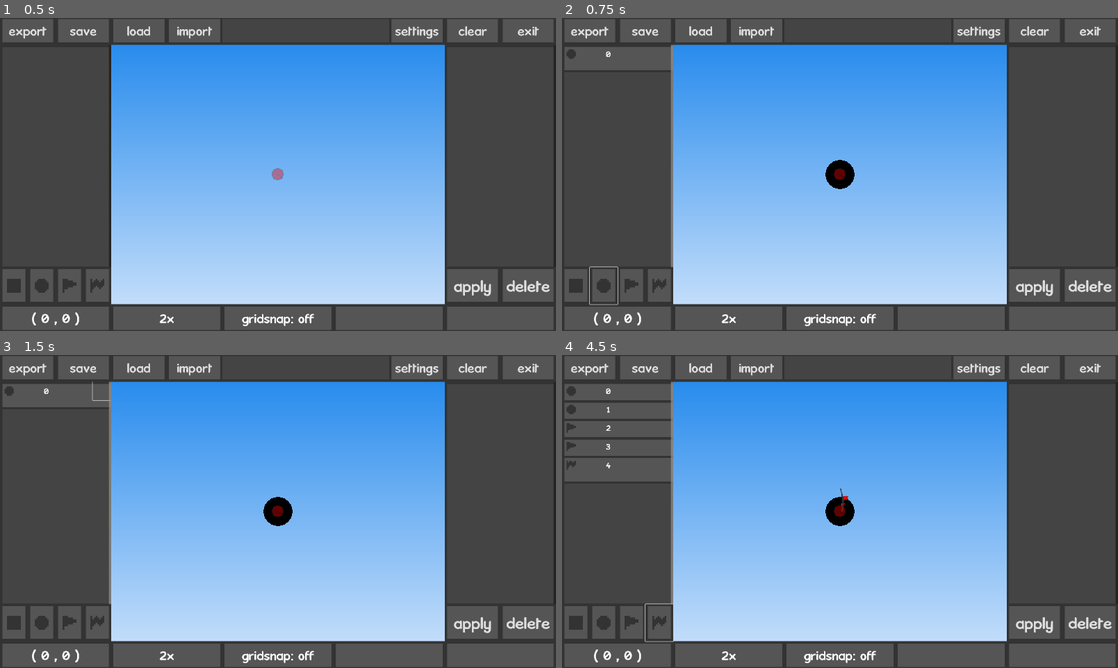
Above: before the commit, frames 1-4 (two rows, left to right).
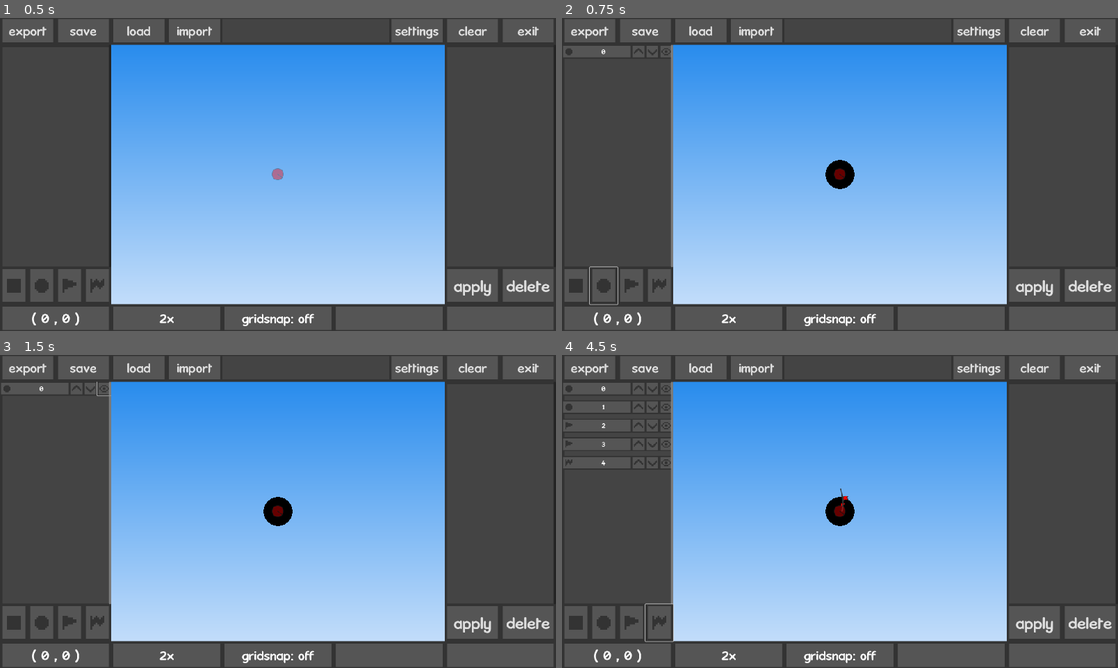
Above: after the commit, the same moments.

Repository: beatrixwashere/RedBallMakerPlus
Game: Godot game, scene res://scenes/main.tscn
Two runs of this game, one before a commit and one after it. Both use one fixed random seed, a clock stepped at 60 frames per second and the inputs below.
Inputs (mouse positions are in pixels of both pictures, inside the frame that each line leads up to):
- Up to frame 1 (0.5 s): no input
- Up to frame 2 (0.75 s): click (606, 287) at 0.5 s
- Up to frame 3 (1.5 s): click (105, 389) at 1.27 s
- Up to frame 4 (4.5 s): click (606, 624) at 2 s; click (628, 624) at 2.75 s; click (628, 624) at 3.5 s; click (662, 624) at 4.25 s

Frame 1 is identical in both runs. In frame 2, 0.2% of the frame differs, in the area x 0-20%, y 8-14%; in frame 3, 0.2%; in frame 4, 1.2%, in the area x 0-20%, y 8-37%.

Commit message:
rescale list scenes

Diff:
--- a/scenes/block/edit_block.tscn
+++ b/scenes/block/edit_block.tscn
@@ -17,9 +17,9 @@
 [node name="text" type="Label" parent="."]
 layout_mode = 0
 offset_right = 192.0
-offset_bottom = 96.0
+offset_bottom = 64.0
 theme_override_fonts/font = ExtResource("2_hyy5k")
-theme_override_font_sizes/font_size = 30
+theme_override_font_sizes/font_size = 25
 text = "block.var"
 horizontal_alignment = 1
 vertical_alignment = 1
@@ -28,9 +28,9 @@
 layout_mode = 0
 offset_left = 208.0
 offset_right = 368.0
-offset_bottom = 96.0
+offset_bottom = 64.0
 theme_override_fonts/font = ExtResource("2_hyy5k")
-theme_override_font_sizes/font_size = 30
+theme_override_font_sizes/font_size = 25
 placeholder_text = "type"
 alignment = 1
 flat = true
@@ -40,9 +40,9 @@
 layout_mode = 0
 offset_left = 192.0
 offset_right = 384.0
-offset_bottom = 96.0
+offset_bottom = 64.0
 theme_override_fonts/font = ExtResource("2_hyy5k")
-theme_override_font_sizes/font_size = 30
+theme_override_font_sizes/font_size = 25
 text = "edit"
 flat = true
 
--- a/scenes/block/list_block.tscn
+++ b/scenes/block/list_block.tscn
@@ -1,8 +1,9 @@
-[gd_scene load_steps=4 format=3 uid="uid://s8rj27bsvish"]
+[gd_scene load_steps=5 format=3 uid="uid://s8rj27bsvish"]
 
 [ext_resource type="Texture2D" uid="uid://sn4bgt7fholi" path="res://images/ui/ui_listobj.png" id="1_22roi"]
 [ext_resource type="FontFile" uid="uid://4fm13rlrv0pl" path="res://images/kronika.ttf" id="2_4wxgd"]
 [ext_resource type="Texture2D" uid="uid://dy7fgxdty5ixn" path="res://images/icons/icon_polygon.png" id="2_5qf05"]
+[ext_resource type="Texture2D" uid="uid://dny2cm0gir86k" path="res://images/icons/icon_visible.png" id="4_o4vlv"]
 
 [node name="list_block" type="Control"]
 layout_mode = 3
@@ -10,44 +11,68 @@
 
 [node name="sprite" type="Sprite2D" parent="."]
 texture_filter = 1
-scale = Vector2(8, 8)
+scale = Vector2(4, 4)
 texture = ExtResource("1_22roi")
 centered = false
 
 [node name="icon" type="Sprite2D" parent="."]
 texture_filter = 1
-position = Vector2(32, 32)
-scale = Vector2(4, 4)
+position = Vector2(24, 24)
+scale = Vector2(3, 3)
 texture = ExtResource("2_5qf05")
 
 [node name="text" type="Label" parent="."]
 layout_mode = 0
-offset_left = 64.0
-offset_right = 256.0
-offset_bottom = 64.0
+offset_left = 48.0
+offset_right = 240.0
+offset_bottom = 48.0
 theme_override_fonts/font = ExtResource("2_4wxgd")
-theme_override_font_sizes/font_size = 25
+theme_override_font_sizes/font_size = 20
 text = "block.name"
 horizontal_alignment = 1
 vertical_alignment = 1
 
 [node name="edit" type="Button" parent="."]
 layout_mode = 0
-offset_left = 64.0
-offset_right = 256.0
-offset_bottom = 64.0
+offset_right = 240.0
+offset_bottom = 48.0
 flat = true
 
 [node name="move_up" type="Button" parent="."]
 layout_mode = 0
-offset_left = 256.0
-offset_right = 320.0
-offset_bottom = 64.0
+offset_left = 240.0
+offset_right = 288.0
+offset_bottom = 48.0
 flat = true
 
 [node name="move_down" type="Button" parent="."]
 layout_mode = 0
-offset_left = 320.0
+offset_left = 288.0
+offset_right = 336.0
+offset_bottom = 48.0
+flat = true
+
+[node name="icon_visible" type="Sprite2D" parent="."]
+texture_filter = 1
+position = Vector2(360, 24)
+scale = Vector2(4, 4)
+texture = ExtResource("4_o4vlv")
+
+[node name="toggle_visible" type="Button" parent="."]
+layout_mode = 0
+offset_left = 336.0
 offset_right = 384.0
-offset_bottom = 64.0
+offset_bottom = 48.0
 flat = true
+
+[node name="layername" type="LineEdit" parent="."]
+visible = false
+layout_mode = 0
+offset_left = 48.0
+offset_right = 240.0
+offset_bottom = 48.0
+theme_override_fonts/font = ExtResource("2_4wxgd")
+theme_override_font_sizes/font_size = 20
+text = "layer.name"
+alignment = 1
+flat = true
